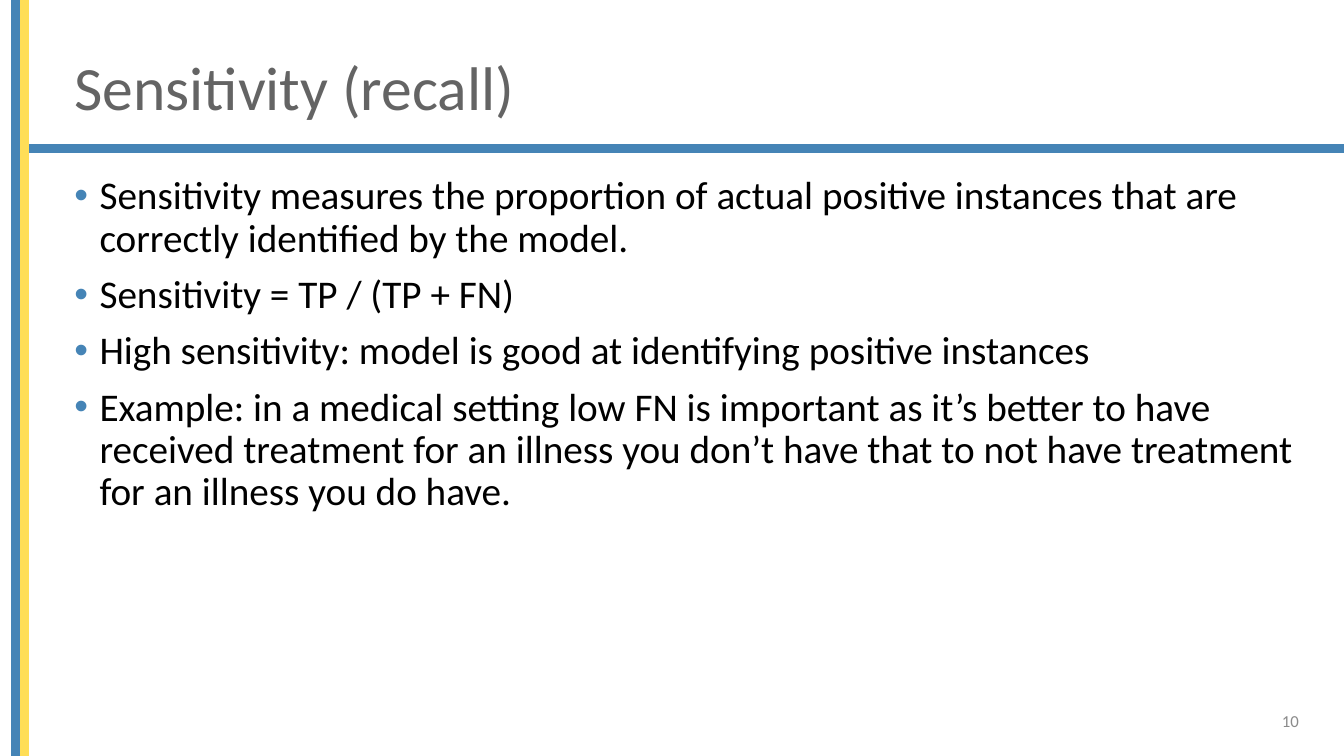
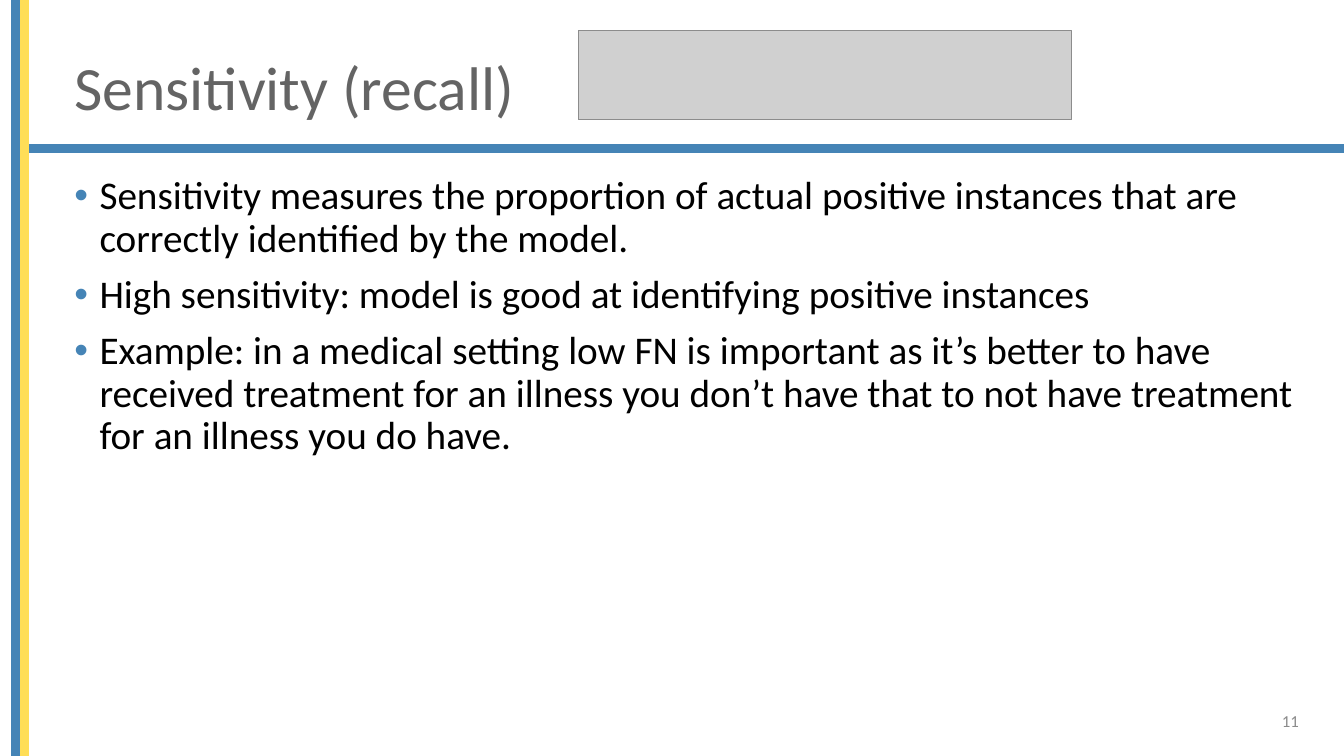
Before and after one commit to mjochen/Cello_AI, a slide deck: slide 11 of ppts/5 - Model quality.pptx (slide 10 before the commit). Drawn at 1344x756 pixels with LibreOffice and Linux fonts; fonts in the diff are those of the drawing; grey boxes stand for pictures; background and template pictures are left out. Boxes give left, top, right and bottom in pixels: in the first picture for what was removed or moved away, otherwise in the second. Text is boxed around its words. In the diff, an @@ line names an element or a change of style, - is before the commit and + after.

```diff
--- a/ppts/5 - Model quality.pptx
+++ b/ppts/5 - Model quality.pptx
@@ picture added at (579,30,1072,120) @@
@@ text at (100,279,514,315): paragraph removed @@
-• Sensitivity = TP / (TP + FN)
@@ page number at (1282,716,1299,727): text changed @@
-10
+11
```
Also in this commit, not shown: 7 other slides changed, 11 slides added, 3 slides removed, 41 other files.
